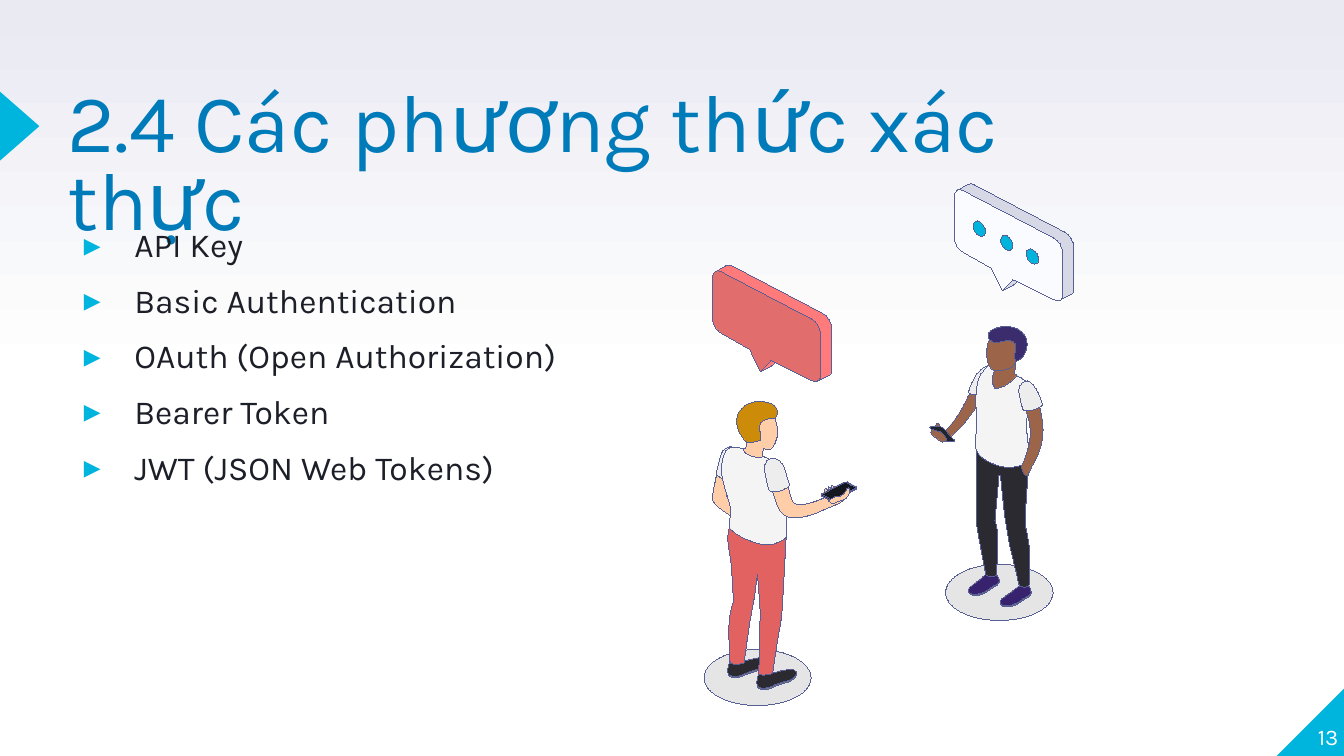
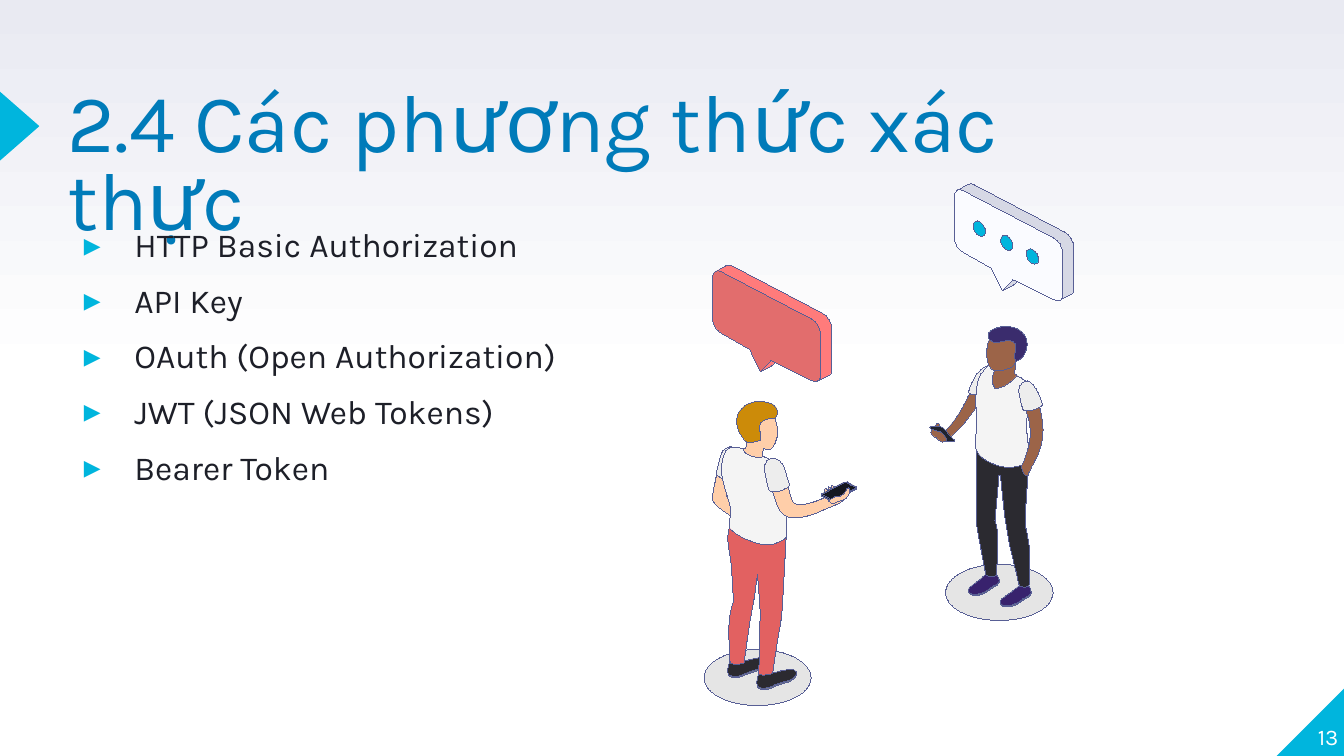
Before and after one commit to vansang2003/csn-da21ttb-tranvansang-postman-test-api, a slide deck: slide 13 of thesis/abs/DOANCSNPWP.pptx. Drawn at 1344x756 pixels with LibreOffice and Linux fonts; fonts in the diff are those of the drawing. Boxes give left, top, right and bottom in pixels: in the first picture for what was removed or moved away, otherwise in the second. Text is boxed around its words. In the diff, an @@ line names an element or a change of style, - is before the commit and + after.

```diff
--- a/thesis/abs/DOANCSNPWP.pptx
+++ b/thesis/abs/DOANCSNPWP.pptx
@@ text at [134, 227, 518, 258]: paragraph added @@
+▸ HTTP Basic Authorization
@@ text at [134, 290, 457, 314]: paragraph removed @@
-▸ Basic Authentication
@@ text at [134, 399, 494, 428]: paragraph added @@
+▸ JWT (JSON Web Tokens)
@@ text at [134, 455, 494, 484]: paragraph removed @@
-▸ JWT (JSON Web Tokens)
```
Also in this commit, not shown: 4 other slides changed.
